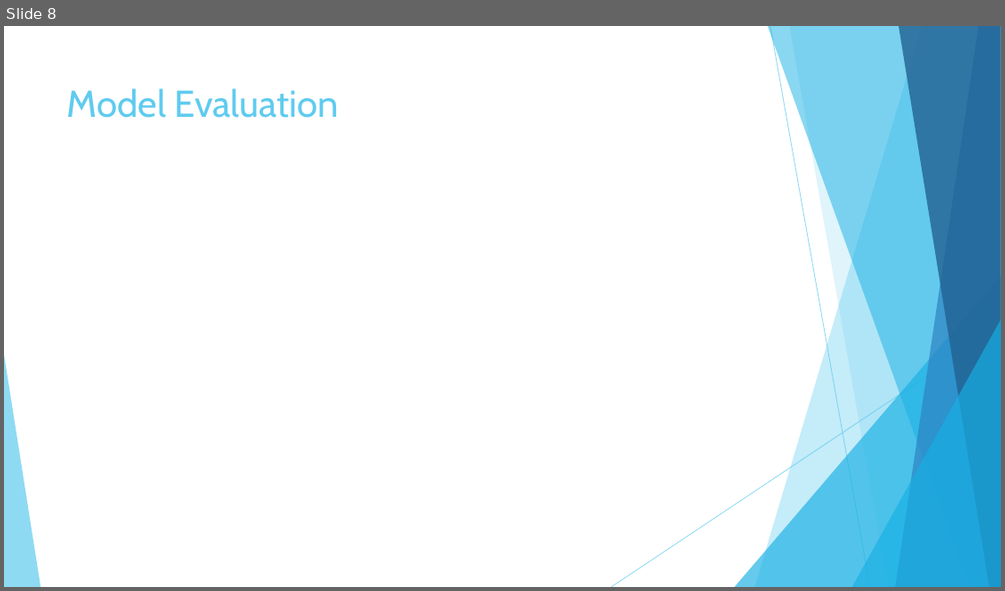
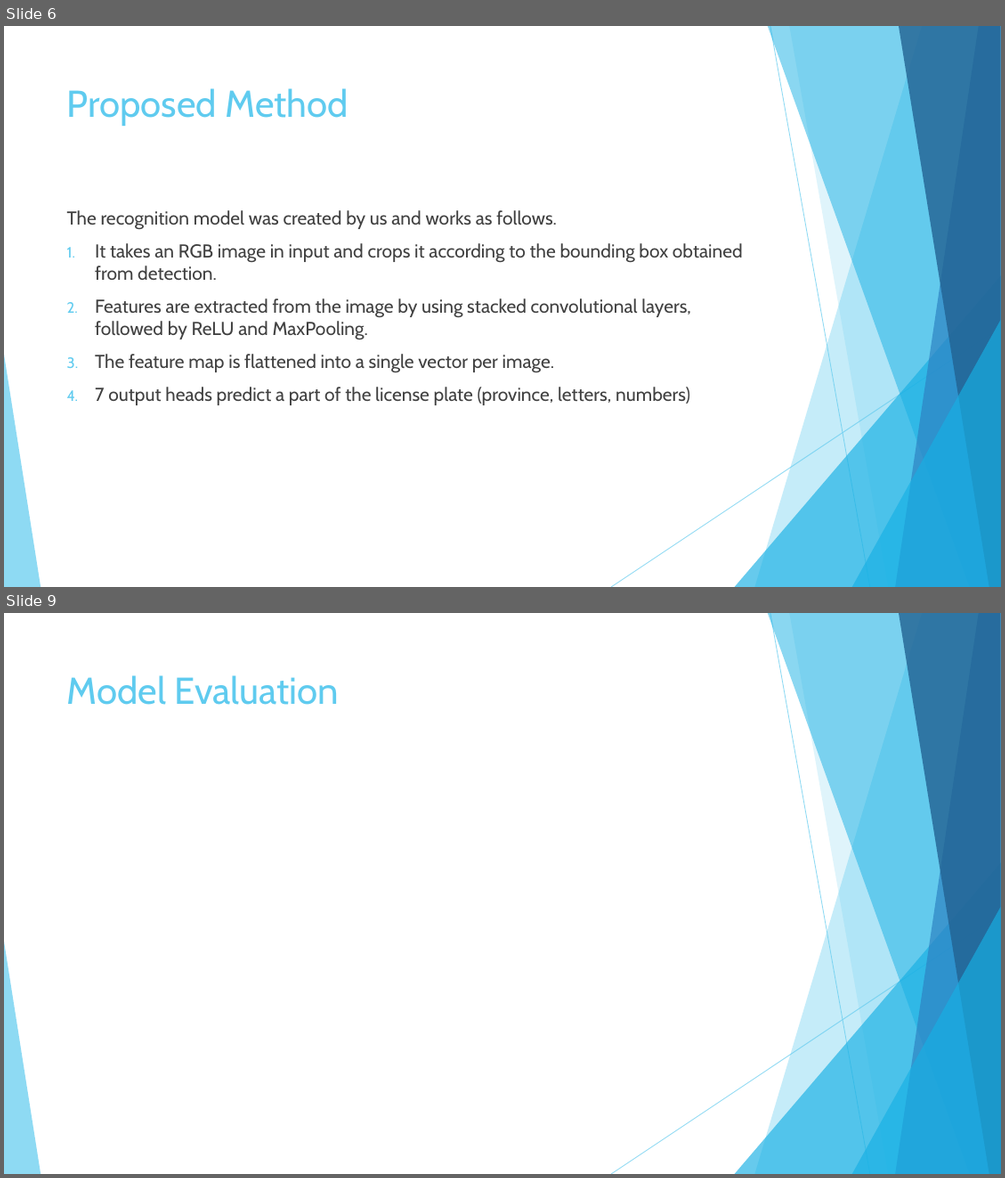
Before and after one commit to onorio21/CV_License_plate_detection_recognition, a slide deck: LicensePlatePresentation.pptx. Shown one above the other, each under a label of ours: slide 8 before the commit, slides 6 and 9 after it; the slides between them are not shown. The pictures are 1005x591 and 1005x1178 pixels, drawn with LibreOffice and Linux fonts; fonts in the diff are those of the drawing. Boxes give left, top, right and bottom in pixels: in the first picture for what was removed or moved away, otherwise in the second. Text is boxed around its words. In the diff, an @@ line names an element or a change of style, - is before the commit and + after.

```diff
--- a/LicensePlatePresentation.pptx
+++ b/LicensePlatePresentation.pptx
@@ slide 6 added at (x1=4, y1=26, x2=1001, y2=587), background #FFFFFF; not listed: 10 template elements that a slide beside it also shows @@
@@ title added at (x1=67, y1=88, x2=348, y2=126), 36 pt, text #5FCBEF @@
+Proposed Method
@@ text added at (x1=67, y1=210, x2=743, y2=405), 18 pt, text #404040 @@
+The recognition model was created by us and works as follows.
+1. It takes an RGB image in input and crops it according to the bounding box obtained from detection.
+2. Features are extracted from the image by using stacked convolutional layers, followed by ReLU and MaxPooling.
+3. The feature map is flattened into a single vector per image.
+4. 7 output heads predict a part of the license plate (province, letters, numbers)
@@ what was slide 8 is now slide 9 @@
```
Also in this commit, not shown: 5 slides changed, 3 other slides added, 3 slides removed.
